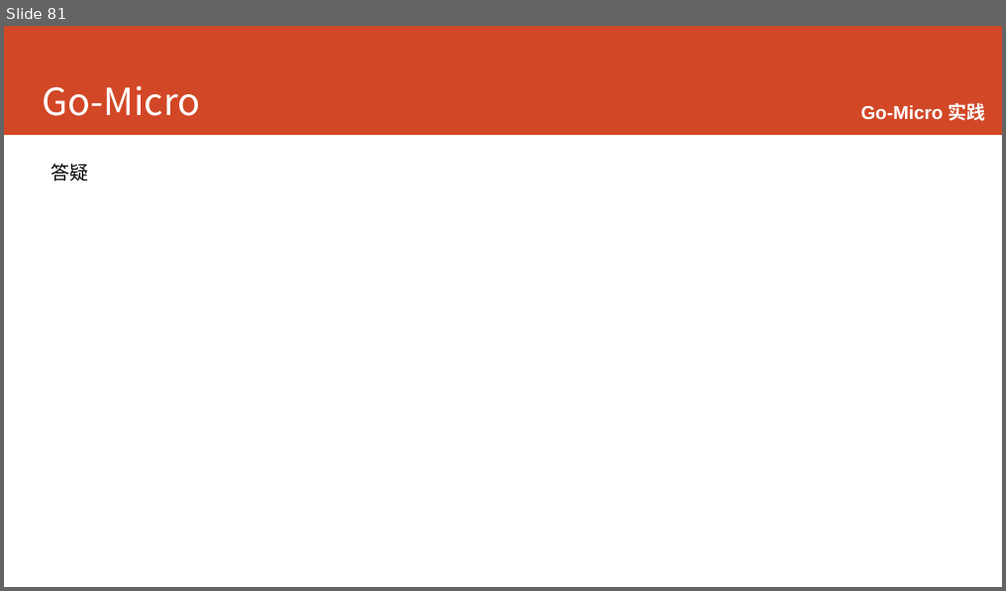
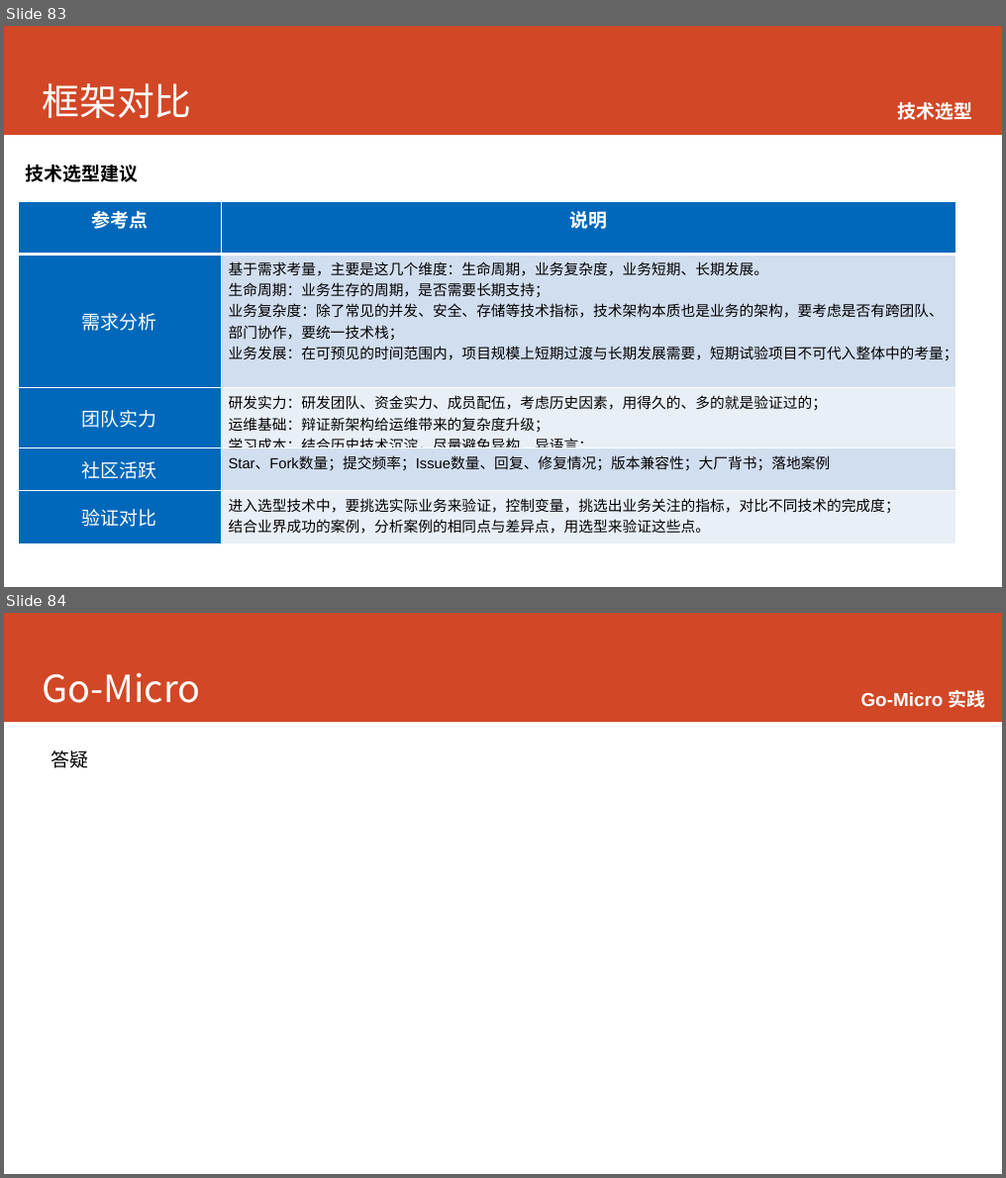
Before and after one commit to printfcoder/printfcoder, a slide deck: course/for-emc/course-for-emc.pptx. Shown one above the other, each under a label of ours: slide 81 before the commit, slides 83 and 84 after it. The pictures are 1006x591 and 1006x1178 pixels, drawn with LibreOffice and Linux fonts; fonts in the diff are those of the drawing; background and template pictures are left out. Boxes give left, top, right and bottom in pixels: in the first picture for what was removed or moved away, otherwise in the second. Text is boxed around its words. In the diff, an @@ line names an element or a change of style, - is before the commit and + after.

```diff
--- a/course/for-emc/course-for-emc.pptx
+++ b/course/for-emc/course-for-emc.pptx
@@ slide 83 added at bbox=[4, 26, 1002, 587], background #FFFFFF; not listed: 1 template element that a slide beside it also shows @@
@@ title added at bbox=[42, 83, 191, 118], 36 pt, text #FFFFFF @@
+框架对比
@@ text added at bbox=[897, 102, 972, 120], 18 pt, text #FFFFFF, bold @@
+  技术选型
@@ text added at bbox=[26, 165, 138, 182], 18 pt, text #000000, bold @@
+技术选型建议
@@ table added at bbox=[18, 202, 955, 545], 5 rows, 2 columns @@
+参考点 | 说明
+需求分析 | 基于需求考量，主要是这几个维度：生命周期，业务复杂度，业务短期、长期发展。 / 生命周期：业务生存的周期，是否需要长期支持； / 业务复杂度：除了常见的并发、安全、存储等技术指标，技术架构本质也是业务的架构，要考虑是否有跨团队、部门协作，要统一技术栈； / 业务发展：在可预见的时间范围内，项目规模上短期过渡与长期发展需要，短期试验项目不可代入整体中的考量；
+团队实力 | 研发实力：研发团队、资金实力、成员配伍，考虑历史因素，用得久的、多的就是验证过的； / 运维基础：辩证新架构给运维带来的复杂度升级； / 学习成本：结合历史技术沉淀，尽量避免异构、异语言；
+社区活跃 | Star、Fork数量；提交频率；Issue数量、回复、修复情况；版本兼容性；大厂背书；落地案例
+验证对比 | 进入选型技术中，要挑选实际业务来验证，控制变量，挑选出业务关注的指标，对比不同技术的完成度； / 结合业界成功的案例，分析案例的相同点与差异点，用选型来验证这些点。
@@ what was slide 81 is now slide 84 @@
```
Also in this commit, not shown: 6 slides changed, 5 other slides added, 3 slides removed, 6 other files.
